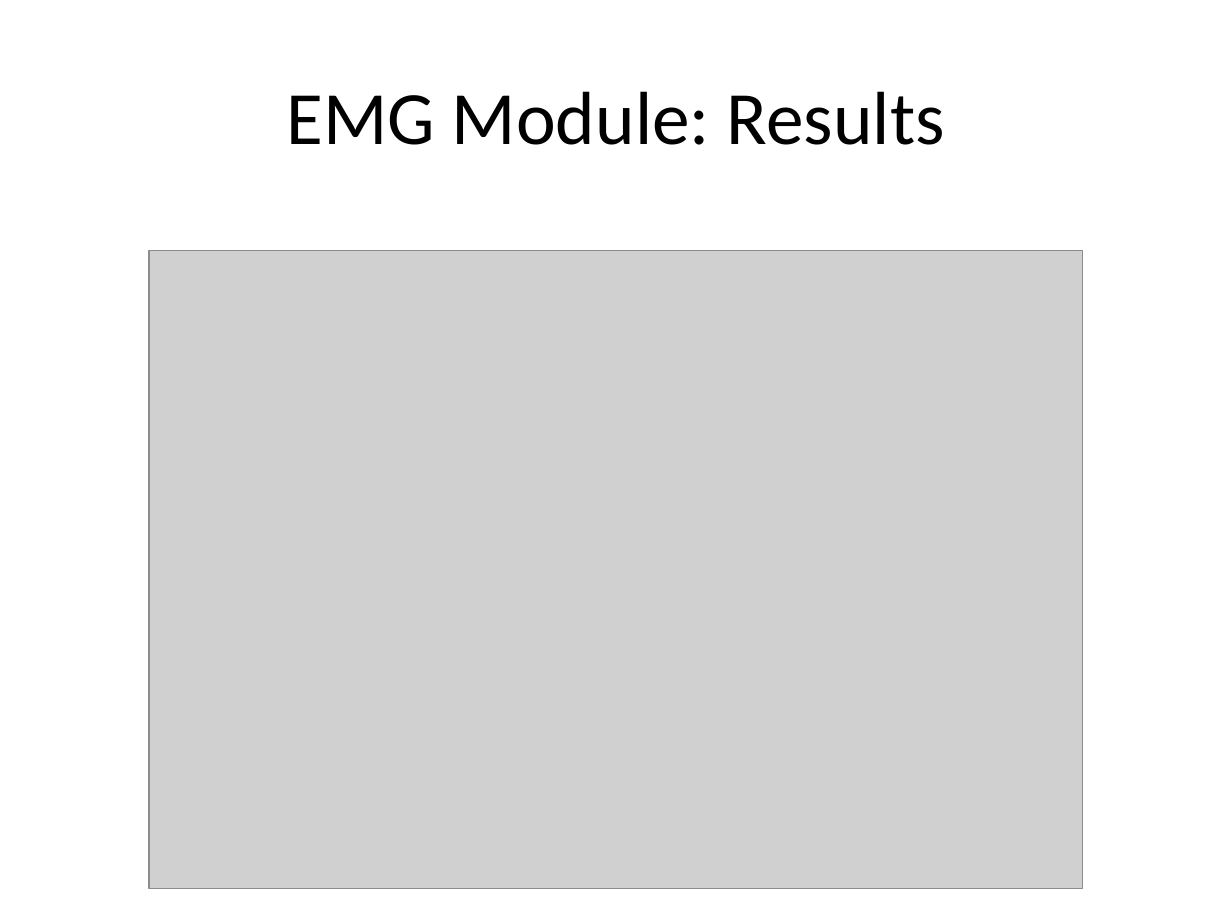
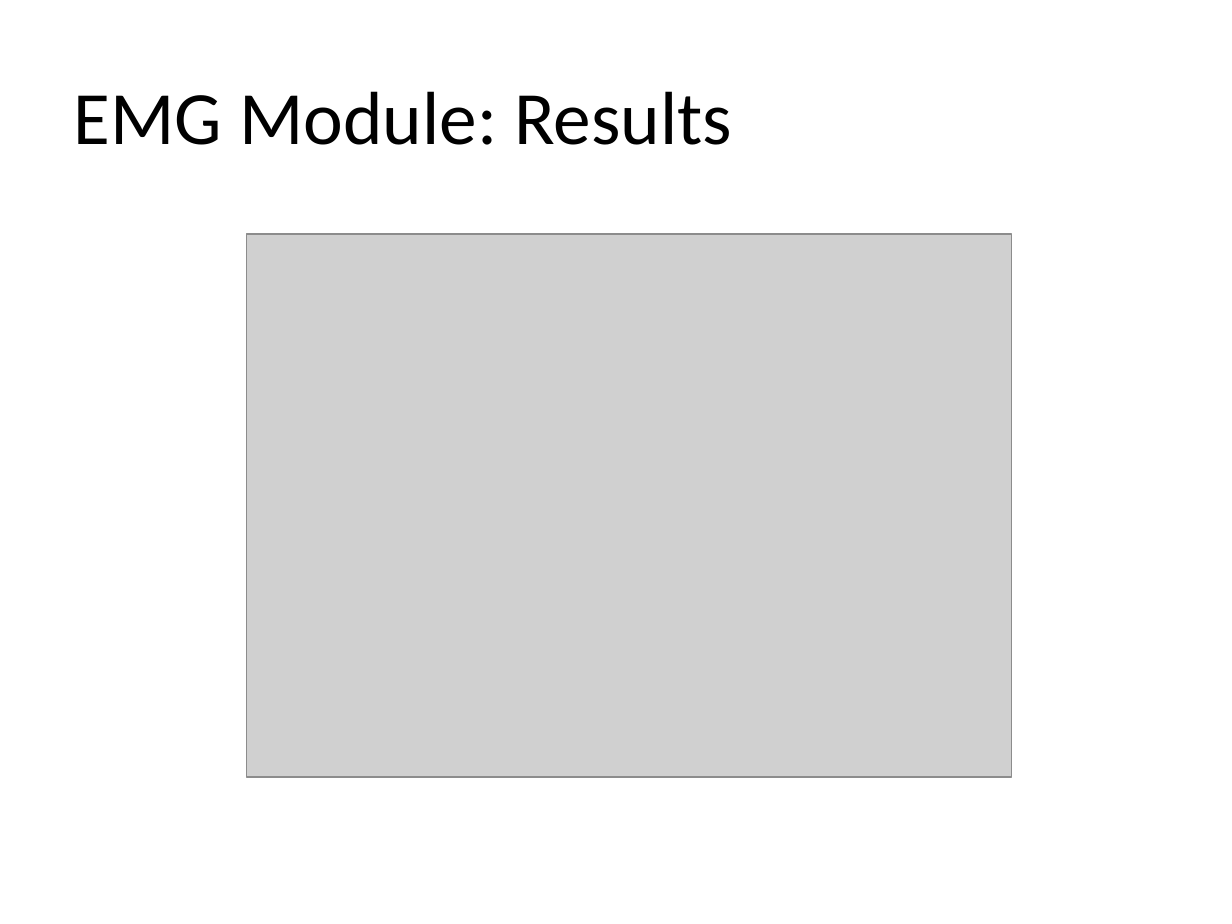
Before and after one commit to hananabilabd/Computer-Vision-and-Neural-Machine-Interface-for-Upper-Limb-Prostheses, a slide deck: slide 19 of GP_presentation.pptx. Drawn at 1232x924 pixels with LibreOffice and Linux fonts; fonts in the diff are those of the drawing; grey boxes stand for pictures. Boxes give left, top, right and bottom in pixels: in the first picture for what was removed or moved away, otherwise in the second. Text is boxed around its words. In the diff, an @@ line names an element or a change of style, - is before the commit and + after.

```diff
--- a/GP_presentation.pptx
+++ b/GP_presentation.pptx
@@ text "EMG Module: Results": place and size @@
-text "EMG Module: Results" at (286, 91, 945, 145)
+text "EMG Module: Results" at (74, 91, 732, 145)
@@ picture: place and size @@
-picture at (149, 251, 1083, 888)
+picture at (246, 234, 1011, 777)
```
Also in this commit, not shown: 15 other slides changed, 2 slides added.
